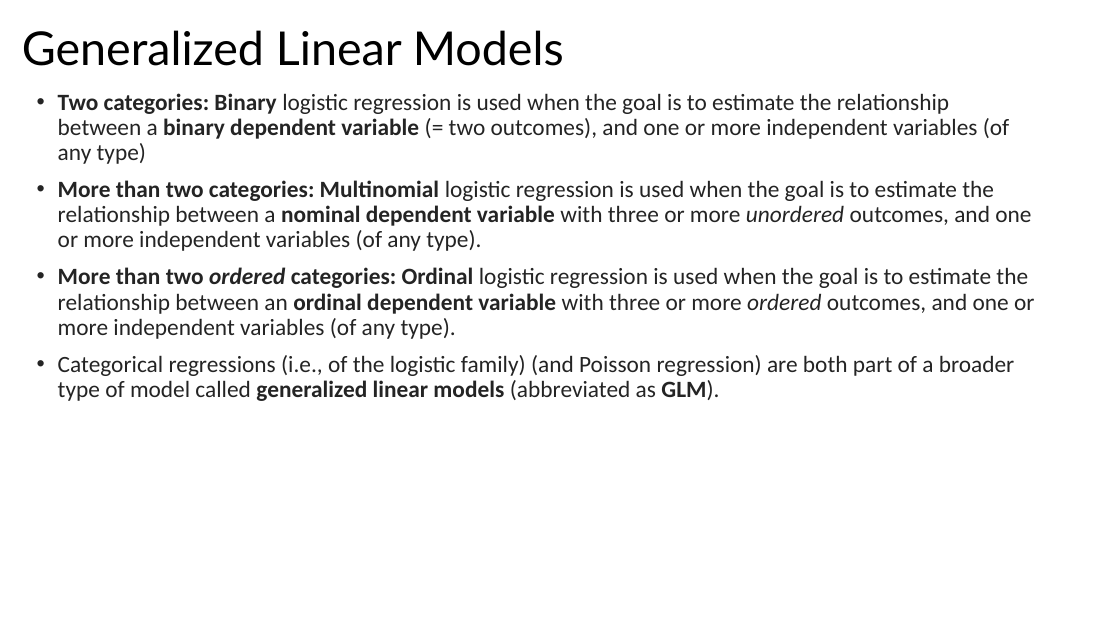
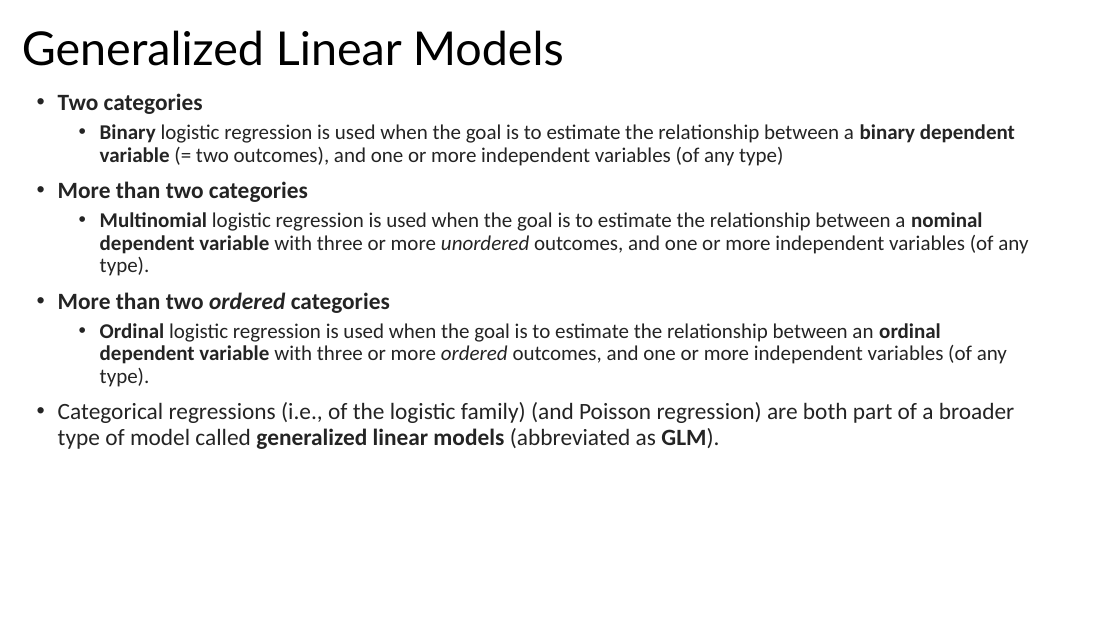
Before and after one commit to bigdataforsocialjustice/stats-for-social-justice, a slide deck: slide 4 of slides/logistic/logistic_regression.pptx. Drawn at 1120x630 pixels with LibreOffice and Linux fonts; fonts in the diff are those of the drawing. Boxes give left, top, right and bottom in pixels: in the first picture for what was removed or moved away, otherwise in the second. Text is boxed around its words. In the diff, an @@ line names an element or a change of style, - is before the commit and + after.

```diff
--- a/slides/logistic/logistic_regression.pptx
+++ b/slides/logistic/logistic_regression.pptx
@@ text at [58, 93, 1028, 387]: text changed; size 20 to 18 pt @@
-• Two categories: Binary logistic regression is used when the goal is to estimate the relationship between a binary dependent variable (= two outcomes), and one or more independent variables (of any type)
-• More than two categories: Multinomial logistic regression is used when the goal is to estimate the relationship between a nominal dependent variable with three or more unordered outcomes, and one or more independent variables (of any type).
-• More than two ordered categories: Ordinal logistic regression is used when the goal is to estimate the relationship between an ordinal dependent variable with three or more ordered outcomes, and one or more independent variables (of any type).
+• Two categories
+  • Binary logistic regression is used when the goal is to estimate the relationship between a binary dependent variable (= two outcomes), and one or more independent variables (of any type)
+• More than two categories
+  • Multinomial logistic regression is used when the goal is to estimate the relationship between a nominal dependent variable with three or more unordered outcomes, and one or more independent variables (of any type).
+• More than two ordered categories
+  • Ordinal logistic regression is used when the goal is to estimate the relationship between an ordinal dependent variable with three or more ordered outcomes, and one or more independent variables (of any type).
```
Also in this commit, not shown: 7 other slides changed.
